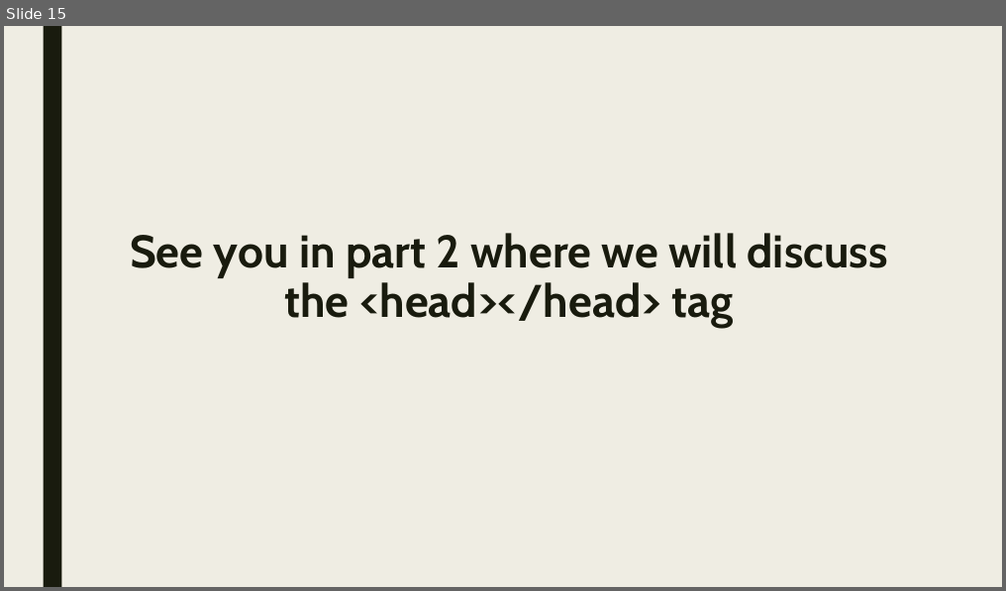
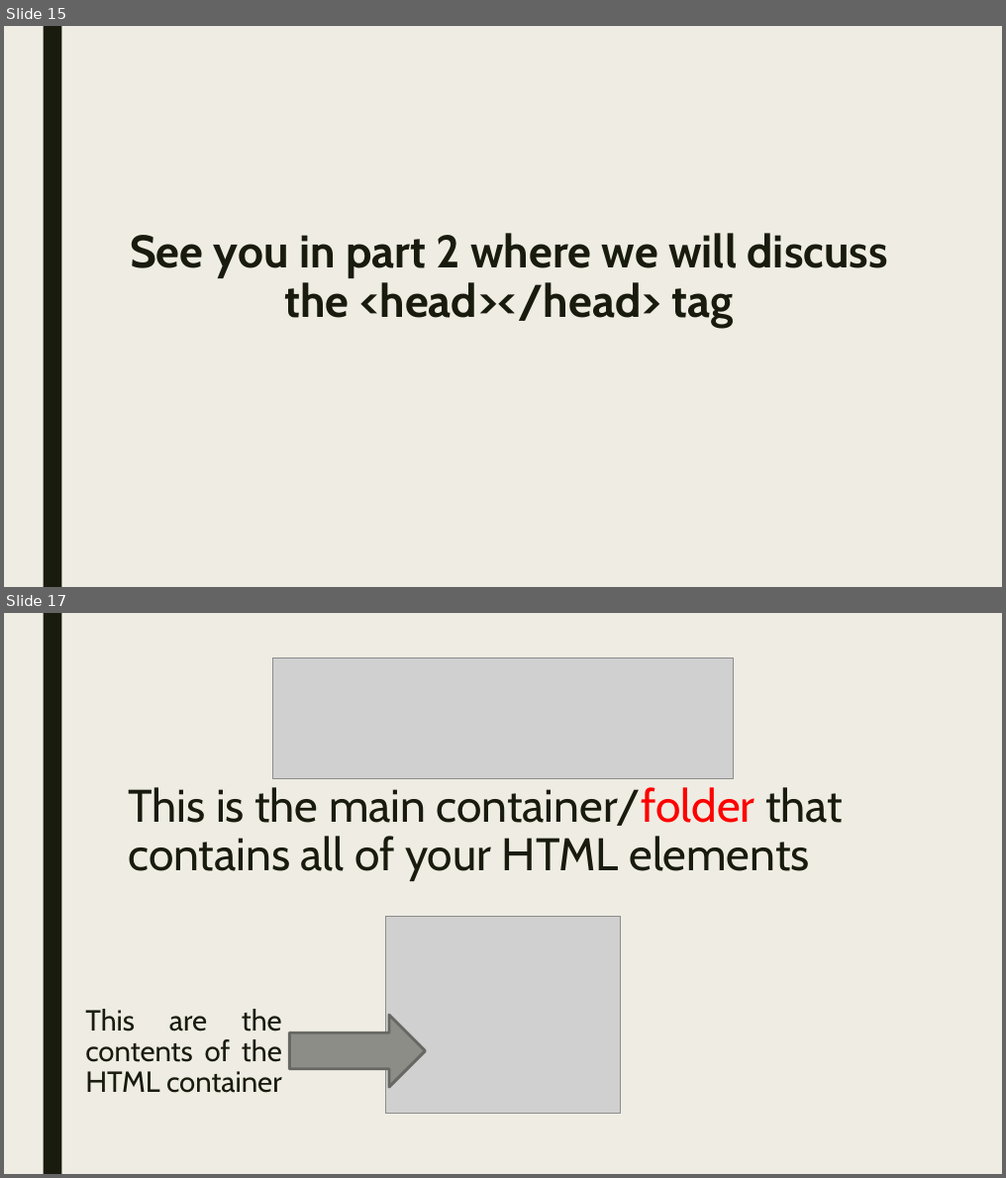
Before and after one commit to lexus654/basic_HTML-CSS_tutorial, a slide deck: HTML BASICS.pptx. Shown one above the other, each under a label of ours: slide 15 before the commit, slides 15 and 17 after it; the slides between them are not shown. The pictures are 1006x591 and 1006x1178 pixels, drawn with LibreOffice and Linux fonts; fonts in the diff are those of the drawing; grey boxes stand for pictures. Boxes give left, top, right and bottom in pixels: in the first picture for what was removed or moved away, otherwise in the second. Text is boxed around its words. In the diff, an @@ line names an element or a change of style, - is before the commit and + after.

```diff
--- a/HTML BASICS.pptx
+++ b/HTML BASICS.pptx
@@ slide 17 added at <box>4,613,1002,1174</box>, background #EFEDE3; not listed: 1 template element that a slide beside it also shows @@
@@ picture added at <box>273,658,734,778</box> @@
@@ title added at <box>128,787,843,881</box>, 44 pt, text #191B0E @@
+This is the main container/folder that contains all of your HTML elements
@@ picture added at <box>386,917,621,1114</box> @@
@@ text added at <box>85,1009,282,1093</box>, 28 pt, text #191B0E @@
+This are the contents of the HTML container
@@ right arrow added at <box>289,1015,425,1087</box>, fill #8C8D86, outline #686863 2.75 pt @@
```
Also in this commit, not shown: 3 other slides added, 1 other file.
